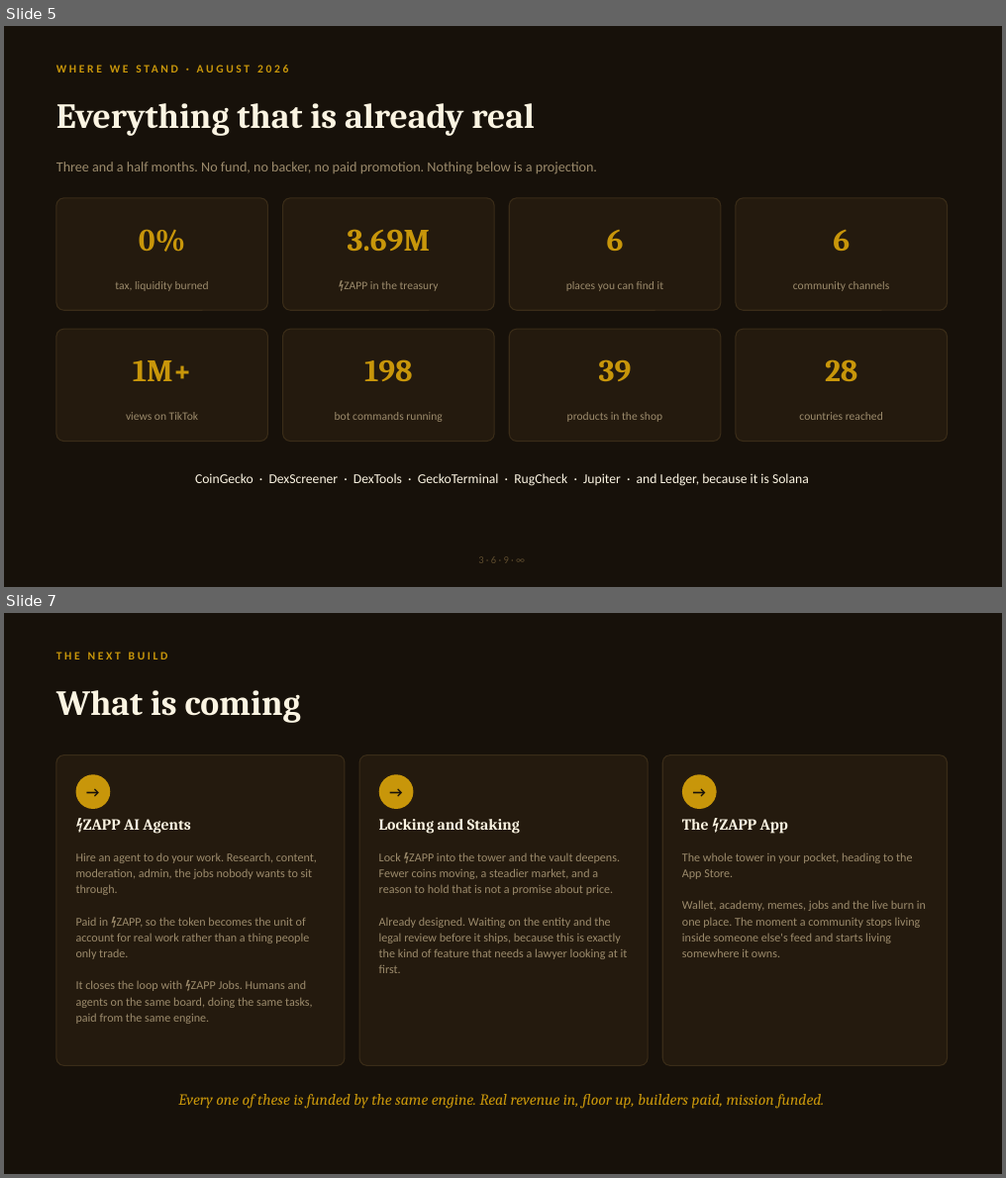
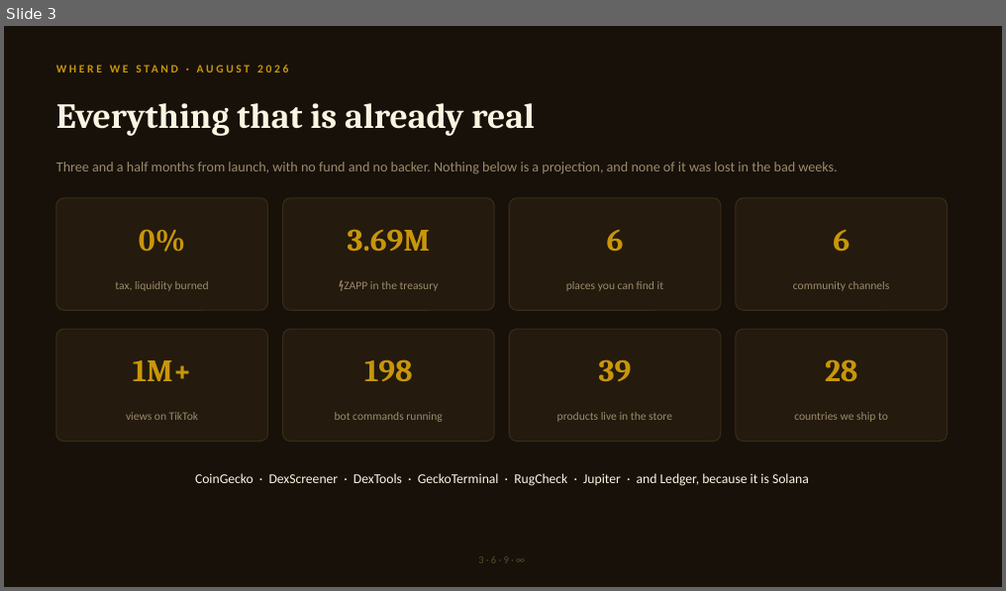
Before and after one commit to anatomyofagoalofficial-lab/zapp369, a slide deck: ZAPP_Deck.pptx. Shown one above the other, each under a label of ours: slides 5 and 7 before the commit, slide 3 after it; the slides between them are not shown. The pictures are 1006x1178 and 1006x591 pixels, drawn with LibreOffice and Linux fonts; fonts in the diff are those of the drawing. Boxes give left, top, right and bottom in pixels: in the first picture for what was removed or moved away, otherwise in the second. Text is boxed around its words. In the diff, an @@ line names an element or a change of style, - is before the commit and + after.

```diff
--- a/ZAPP_Deck.pptx
+++ b/ZAPP_Deck.pptx
@@ slide 7 removed at box(4, 613, 1002, 1174), background #17110A @@
@@ text removed at box(56, 652, 168, 660) @@
-THE NEXT BUILD
@@ text removed at box(56, 690, 301, 723) @@
-What is coming
@@ rounded rectangle removed at box(56, 756, 345, 1065) @@
@@ rounded rectangle removed at box(359, 756, 648, 1065) @@
@@ rounded rectangle removed at box(662, 756, 947, 1065) @@
@@ ellipse removed at box(76, 774, 110, 809) @@
@@ text removed at box(76, 774, 110, 809) @@
-→
@@ ellipse removed at box(379, 774, 414, 809) @@
@@ text removed at box(379, 774, 414, 809) @@
-→
@@ ellipse removed at box(682, 774, 717, 809) @@
@@ text removed at box(682, 774, 717, 809) @@
-→
@@ text removed at box(83, 819, 190, 834) @@
-⚡ZAPP AI Agents
@@ text removed at box(379, 819, 520, 834) @@
-Locking and Staking
@@ text removed at box(682, 819, 788, 834) @@
-The ⚡ZAPP App
@@ text removed at box(76, 854, 317, 1024) @@
-Hire an agent to do your work. Research, content, moderation, admin, the jobs nobody wants to sit through.
-Paid in ⚡ZAPP, so the token becomes the unit of account for real work rather than a thing people only trade.
-It closes the loop with ⚡ZAPP Jobs. Humans and agents on the same board, doing the same tasks, paid from the same engine.
@@ text removed at box(379, 853, 628, 973) @@
-Lock ⚡ZAPP into the tower and the vault deepens. Fewer coins moving, a steadier market, and a reason to hold that is not a promise about price.
-Already designed. Waiting on the entity and the legal review before it ships, because this is exactly the kind of feature that needs a lawyer looking at it first.
@@ text removed at box(682, 853, 926, 958) @@
-The whole tower in your pocket, heading to the App Store.
-Wallet, academy, memes, jobs and the live burn in one place. The moment a community stops living inside someone else's feed and starts living somewhere it owns.
@@ text removed at box(178, 1094, 824, 1109) @@
-Every one of these is funded by the same engine. Real revenue in, floor up, builders paid, mission funded.
@@ what was slide 5 is now slide 3 @@
@@ slide 3 changed as well @@
@@ text at box(56, 162, 837, 174): text changed @@
-Three and a half months. No fund, no backer, no paid promotion. Nothing below is a projection.
+Three and a half months from launch, with no fund and no backer. Nothing below is a projection, and none of it was lost in the bad weeks.
@@ text at box(557, 412, 672, 422): text changed @@
-products in the shop
+products live in the store
@@ text at box(794, 412, 888, 422): text changed @@
-countries reached
+countries we ship to
```
Also in this commit, not shown: 12 other slides changed, 4 slides added, 4 other slides removed, 4 other files.
